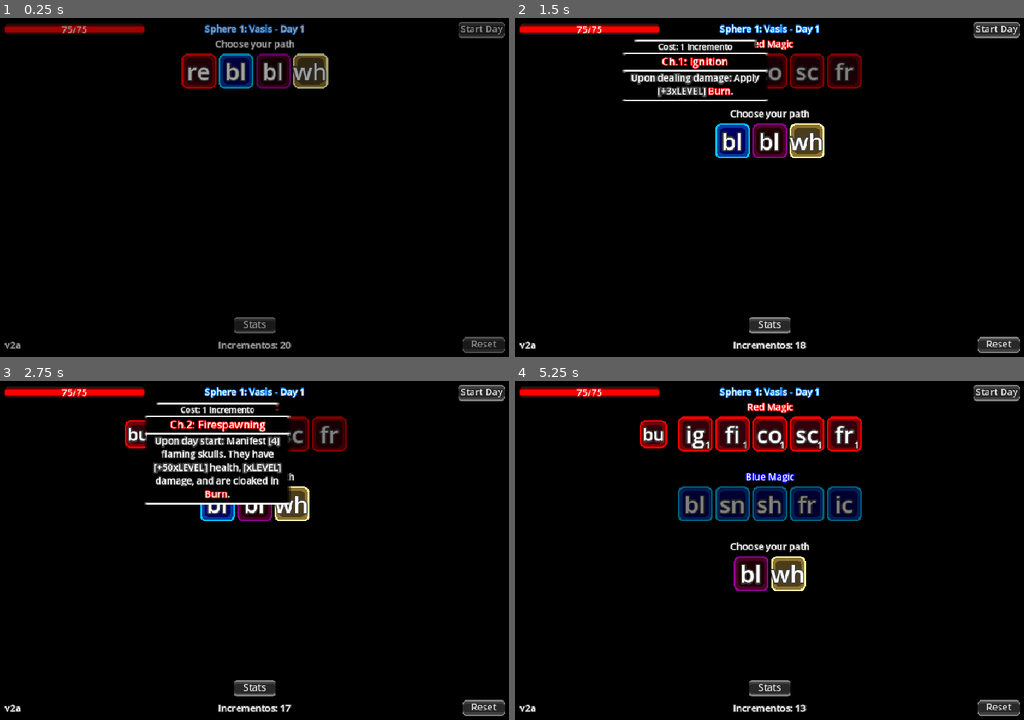
Above: before the commit, frames 1-4 (two rows, left to right).
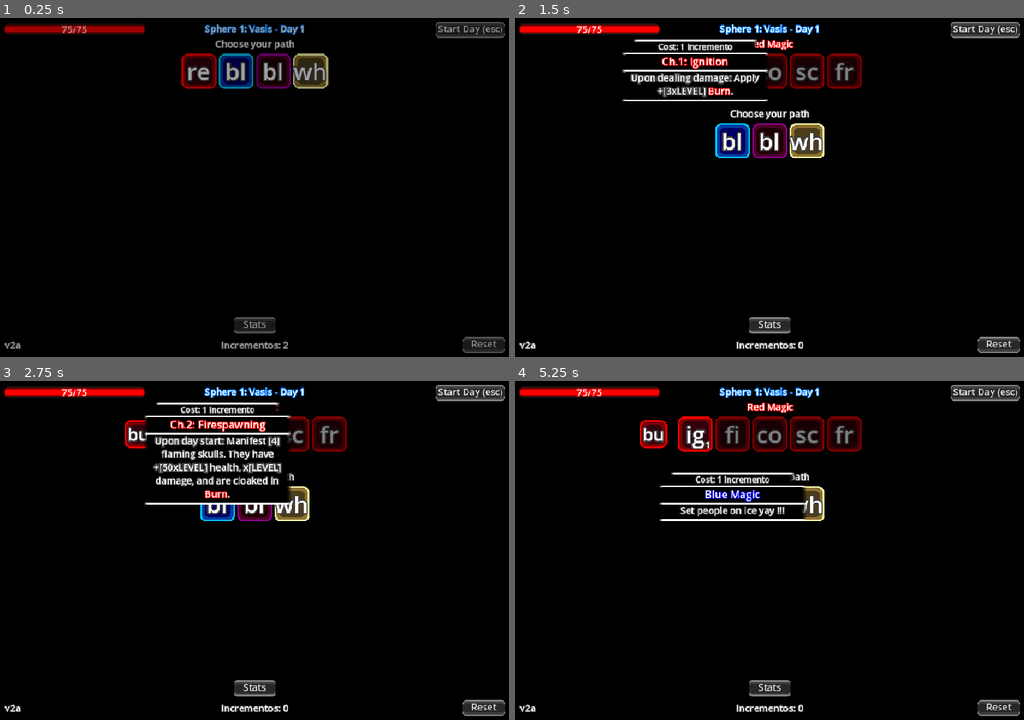
Above: after the commit, the same moments.

Repository: tapenki/EUDAEMONIA
Game: Godot game, scene res://main.tscn
The game is run twice, just before and just after one commit, with the same random seed, the same clock (stepped at 60 frames per second) and the same inputs.
Inputs:
- Up to frame 1 (0.25 s): no input
- Up to frame 2 (1.5 s): click "re" at 0.5 s; click "ig" at 1.25 s
- Up to frame 3 (2.75 s): click "fi" at 2 s
- Up to frame 4 (5.25 s): click "co" at 2.75 s; click "sc" at 3.5 s; click "fr" at 4.25 s; click "bl" at 5 s

The runs differ from the first frame. In frame 1, 0.5% of the frame differs, in the area x 42-99%, y 1-98%; in frame 2, 0.6%; in frame 3, 0.6%; in frame 4, 9.1%, in the area x 28-99%, y 1-98%.

Commit message:
defeat and crit note

Diff:
--- a/UI/stats.gd
+++ b/UI/stats.gd
@@ -6,10 +6,12 @@
 @onready var description_title = description.get_node("Title")
 @onready var description_extra = description_title.get_node("Extra")
 
-func _on_mouse_entered() -> void:
-	description_title.text = "stats"
-	description_extra.visible = false
+var stattext: String
 
+func _ready() -> void:
+	ability_handler.self_death.connect(update_stattext)
+
+func update_stattext():
 	var attack_damage = ability_handler.inherited_damage.duplicate()
 	ability_handler.damage_dealt_modifiers.emit(null, attack_damage, 0)
 	ability_handler.inh_damage_dealt_modifiers.emit(null, attack_damage)
@@ -19,15 +21,23 @@
 	ability_handler.inh_attack_scale_modifiers.emit(attack_scale)
 	var move_speed = ability_handler.get_move_speed(450)
 	## yeah
-	description.text = "Attack damage: [outline_size=10][+{attack_damage_source}/x{attack_damage_multiplier}][/outline_size]
-Crit chance: [outline_size=10][+{crit_chance}][/outline_size]%
-Attack size: [outline_size=10][x{attack_scale}][/outline_size]
-Move speed: [outline_size=10][+{move_speed}][/outline_size]".format({
+	stattext = "Attack damage: [outline_size=10]+[{attack_damage_source}]x[{attack_damage_multiplier}][/outline_size]
+Crit chance: [outline_size=10]+[{crit_chance}]%[/outline_size]
+Attack size: [outline_size=10]x[{attack_scale}][/outline_size]
+Move speed: [outline_size=10]+[{move_speed}][/outline_size]".format({
 "attack_damage_source": int(attack_damage["source"]),
 "attack_damage_multiplier": attack_damage["multiplier"],
 "crit_chance": int(crit_chance["source"] * crit_chance["multiplier"]),
 "attack_scale": (1 + attack_scale["source"]) * attack_scale["multiplier"],
 "move_speed": int(move_speed),})
+
+func _on_mouse_entered() -> void:
+	description_title.text = "stats"
+	description_extra.visible = false
+
+	if not get_node("/root/Main/UI").defeated:
+		update_stattext()
+	description.text = stattext
 
 	description.size = Vector2(240, description.get_content_height())
 	description_title.size = Vector2(240, description_title.get_content_height())
--- a/UI/ui.gd
+++ b/UI/ui.gd
@@ -10,7 +10,9 @@
 @onready var proceed = $"Control/Proceed"
 @onready var upgrades = $"Control/UpgradeScreen"
 
-var upgrade_points = 20
+var defeated: bool
+
+var upgrade_points = 2
 var paths: Array
 
 func _ready() -> void:
@@ -22,11 +24,8 @@
 	var tween = create_tween()
 	tween.tween_property(fade, "color", Color(0,0,0,0), 0.4)
 	main.day_cleared.connect(day_cleared)
+	player.ability_handler.self_death.connect(defeat)
 	toggle_pause(true)
-
-func day_cleared(_day) -> void:
-	proceed.visible = true
-	proceed.text = "end_day"
 
 func _physics_process(_delta: float) -> void:
 	if Input.is_action_just_pressed("pause"):
@@ -39,7 +38,8 @@
 	if upgrades.visible:
 		upgrades.visible = false
 		backdrop.visible = false
-		proceed.visible = false
+		if not defeated:
+			proceed.visible = false
 		if main.day_over:
 			main.start_day()
 		toggle_pause(false)
@@ -49,7 +49,7 @@
 		if main.day_over:
 			main.end_day()
 			proceed.text = "start_day"
-		else:
+		elif not defeated:
 			proceed.visible = true
 			proceed.text = "continue"
 		toggle_pause(true)
@@ -57,6 +57,16 @@
 	var tween = create_tween()
 	tween.tween_property(fade, "color", Color(0,0,0,0), 0.2)
 
+func defeat():
+	proceed.visible = true
+	proceed.text = "menu"
+	get_node("Control/Defeated").visible = true
+	defeated = true
+
+func day_cleared(_day) -> void:
+	proceed.visible = true
+	proceed.text = "end_day"
+
 func reset():
 	Saver.erase()
 	get_tree().reload_current_scene()
--- a/UI/ui.tscn
+++ b/UI/ui.tscn
@@ -58,8 +58,13 @@
 outline_size = 5
 outline_color = Color(1, 0, 0, 1)
 
+[sub_resource type="LabelSettings" id="LabelSettings_o2jkc"]
+outline_size = 5
+outline_color = Color(0, 0.501961, 1, 1)
+
 [sub_resource type="LabelSettings" id="LabelSettings_qmobw"]
-outline_size = 5
+font_size = 40
+outline_size = 10
 outline_color = Color(0, 0.501961, 1, 1)
 
 [sub_resource type="LabelSettings" id="LabelSettings_4xnvd"]
@@ -89,6 +94,7 @@
 bbcode_enabled = true
 text = "Now is the time for all good men to come to the aid of the party"
 scroll_active = false
+autowrap_mode = 2
 horizontal_alignment = 1
 
 [node name="Title" type="RichTextLabel" parent="Description"]
@@ -245,9 +251,25 @@
 offset_right = 75.0
 offset_bottom = 39.0
 grow_horizontal = 2
+label_settings = SubResource("LabelSettings_o2jkc")
+horizontal_alignment = 1
+script = ExtResource("3_g7pr5")
+
+[node name="Defeated" type="Label" parent="Control"]
+visible = false
+z_index = -1
+layout_mode = 1
+anchors_preset = 5
+anchor_left = 0.5
+anchor_right = 0.5
+offset_left = -86.0
+offset_top = 64.0
+offset_right = 86.0
+offset_bottom = 119.0
+grow_horizontal = 2
+text = "defeated"
 label_settings = SubResource("LabelSettings_qmobw")
 horizontal_alignment = 1
-script = ExtResource("3_g7pr5")
 
 [node name="UpgradeScreen" type="Control" parent="Control"]
 z_index = 3
--- a/paths/red_magic/red_magic.tscn
+++ b/paths/red_magic/red_magic.tscn
@@ -1,14 +1,9 @@
-[gd_scene load_steps=11 format=3 uid="uid://bh6uwpkbehlt4"]
+[gd_scene load_steps=6 format=3 uid="uid://bh6uwpkbehlt4"]
 
 [ext_resource type="PackedScene" uid="uid://dgnmcjqbr70jb" path="res://paths/upgrade_button.tscn" id="1_nbhot"]
 [ext_resource type="Theme" uid="uid://bjge10noq5yla" path="res://UI/16px_font_theme.tres" id="1_w3gqa"]
 [ext_resource type="Script" uid="uid://cg2gbucvcjl2v" path="res://UI/described.gd" id="2_pgluk"]
 [ext_resource type="Texture2D" uid="uid://dl3undunmonyt" path="res://paths/red_magic/red.png" id="2_xxy61"]
-[ext_resource type="Script" uid="uid://63tkukcm2htd" path="res://paths/red_magic/abilities/ignition.gd" id="4_43p8p"]
-[ext_resource type="Script" uid="uid://cob2s8m8d821o" path="res://paths/red_magic/abilities/conflagration.gd" id="5_tdidc"]
-[ext_resource type="Script" uid="uid://c2acg4d5to8a5" path="res://paths/red_magic/abilities/firespawning.gd" id="6_pm13r"]
-[ext_resource type="Script" uid="uid://dakxjtsjabw3m" path="res://paths/red_magic/abilities/scorched_earth.gd" id="7_54vqa"]
-[ext_resource type="Script" uid="uid://byr1qnkh5xh6w" path="res://paths/red_magic/abilities/from_ashes.gd" id="8_w3gqa"]
 
 [sub_resource type="LabelSettings" id="LabelSettings_pgluk"]
 resource_local_to_scene = true
@@ -56,35 +51,30 @@
 [node name="Ignition" parent="GridContainer" instance=ExtResource("1_nbhot")]
 layout_mode = 2
 texture_normal = ExtResource("2_xxy61")
-ability_script = ExtResource("4_43p8p")
 subject = "ignition"
 extra = "upgrade_cost"
 
 [node name="Firespawning" parent="GridContainer" instance=ExtResource("1_nbhot")]
 layout_mode = 2
 texture_normal = ExtResource("2_xxy61")
-ability_script = ExtResource("6_pm13r")
 subject = "firespawning"
 extra = "upgrade_cost"
 
 [node name="Conflagration" parent="GridContainer" instance=ExtResource("1_nbhot")]
 layout_mode = 2
 texture_normal = ExtResource("2_xxy61")
-ability_script = ExtResource("5_tdidc")
 subject = "conflagration"
 extra = "upgrade_cost"
 
 [node name="ScorchedEarth" parent="GridContainer" instance=ExtResource("1_nbhot")]
 layout_mode = 2
 texture_normal = ExtResource("2_xxy61")
-ability_script = ExtResource("7_54vqa")
 subject = "scorched_earth"
 extra = "upgrade_cost"
 
 [node name="FromAshes" parent="GridContainer" instance=ExtResource("1_nbhot")]
 layout_mode = 2
 texture_normal = ExtResource("2_xxy61")
-ability_script = ExtResource("8_w3gqa")
 subject = "from_ashes"
 extra = "upgrade_cost"
 
--- a/paths/unlock_magic_button.gd
+++ b/paths/unlock_magic_button.gd
@@ -15,7 +15,7 @@
 	symbol_label.text = subject.substr(0, 2)
 
 func _on_pressed() -> void:
-	if ui.upgrade_points >= 1:
+	if not ui.defeated and ui.upgrade_points >= 1:
 		ui.upgrade_points -= 1
 		point_counter.update(0)
 		ui.paths.append(subject)
--- a/paths/upgrade_button.gd
+++ b/paths/upgrade_button.gd
@@ -19,7 +19,7 @@
 		level_label.text = str(int(ability_node.level))
 
 func _on_pressed() -> void:
-	if ui.upgrade_points >= 1:
+	if not ui.defeated and ui.upgrade_points >= 1:
 		ui.upgrade_points -= 1
 		ability_handler.upgrade(subject, 1)
 		point_counter.update(0)
--- a/paths/white_magic/white_magic.tscn
+++ b/paths/white_magic/white_magic.tscn
@@ -1,9 +1,15 @@
-[gd_scene load_steps=5 format=3 uid="uid://dovdyljqfid6t"]
+[gd_scene load_steps=6 format=3 uid="uid://dovdyljqfid6t"]
 
 [ext_resource type="Theme" uid="uid://bjge10noq5yla" path="res://UI/16px_font_theme.tres" id="1_ck6cw"]
 [ext_resource type="Script" uid="uid://cg2gbucvcjl2v" path="res://UI/described.gd" id="2_pew5m"]
 [ext_resource type="PackedScene" uid="uid://dgnmcjqbr70jb" path="res://paths/upgrade_button.tscn" id="2_qkm14"]
 [ext_resource type="Texture2D" uid="uid://hrs1x18b7ao5" path="res://paths/white_magic/white.png" id="3_c6jgr"]
+
+[sub_resource type="LabelSettings" id="LabelSettings_pmft3"]
+resource_local_to_scene = true
+font_size = 30
+outline_size = 8
+outline_color = Color(0.25098, 0.25098, 0.25098, 1)
 
 [node name="WhiteMagic" type="Control"]
 layout_mode = 3
@@ -72,5 +78,40 @@
 subject = "thunderstep"
 extra = "upgrade_cost"
 
+[node name="Crit" type="NinePatchRect" parent="."]
+layout_mode = 1
+anchors_preset = -1
+anchor_left = 0.5
+anchor_top = 0.5
+anchor_right = 0.5
+anchor_bottom = 0.5
+offset_left = -224.0
+offset_top = -24.0
+offset_right = -176.0
+offset_bottom = 24.0
+grow_horizontal = 2
+grow_vertical = 2
+mouse_filter = 0
+mouse_default_cursor_shape = 2
+texture = ExtResource("3_c6jgr")
+patch_margin_left = 16
+patch_margin_top = 16
+patch_margin_right = 16
+patch_margin_bottom = 16
+script = ExtResource("2_pew5m")
+subject = "crit"
+
+[node name="Symbol" type="Label" parent="Crit"]
+layout_mode = 1
+anchors_preset = -1
+anchor_right = 1.0
+anchor_bottom = 1.0
+text = "cr"
+label_settings = SubResource("LabelSettings_pmft3")
+horizontal_alignment = 1
+vertical_alignment = 1
+
 [connection signal="mouse_entered" from="Label" to="Label" method="_on_mouse_entered"]
 [connection signal="mouse_exited" from="Label" to="Label" method="_on_mouse_exited"]
+[connection signal="mouse_entered" from="Crit" to="Crit" method="_on_mouse_entered"]
+[connection signal="mouse_exited" from="Crit" to="Crit" method="_on_mouse_exited"]
--- a/project.godot
+++ b/project.godot
@@ -17,7 +17,7 @@
 boot_splash/bg_color=Color(0, 0, 0, 1)
 boot_splash/use_filter=false
 boot_splash/image="uid://crse1sc8yl64f"
-config/icon="uid://dl3undunmonyt"
+config/icon="uid://dgs40kj138avg"
 boot_splash/snap/snap_2d_transforms_to_pixel=false
 boot_splash/rendering_method.web="gl_compatibility"
 boot_splash/size/initial_position=Vector2i(0, 0)
--- a/saver.gd
+++ b/saver.gd
@@ -1,7 +1,7 @@
 extends Node
 
 func erase():
-	var save_file = FileAccess.open("user://save", FileAccess.WRITE)
+	var save_file = FileAccess.open("user://run_save", FileAccess.WRITE)
 	save_file.store_var({"version" : ""})
 
 func write():
@@ -17,13 +17,13 @@
 	for ability in get_node("/root/Main/Entities/Player/AbilityHandler").get_children():
 		if AbilityData.ability_data[ability.name]["type"] != "status":
 			save_data["abilities"][ability.name] = ability.write()
-	var save_file = FileAccess.open("user://save", FileAccess.WRITE)
+	var save_file = FileAccess.open("user://run_save", FileAccess.WRITE)
 	save_file.store_var(save_data)
 
 func read():
-	if not FileAccess.file_exists("user://save"):
+	if not FileAccess.file_exists("user://run_save"):
 		return
-	var save_file = FileAccess.open("user://save", FileAccess.READ)
+	var save_file = FileAccess.open("user://run_save", FileAccess.READ)
 	var save_data = save_file.get_var()
 	if save_data["version"] != ProjectSettings.get_setting("application/config/version"):
 		return
Not shown: 1 places in UI/ui.tscn that only renumber resources
Not shown, changed: language/en.po
